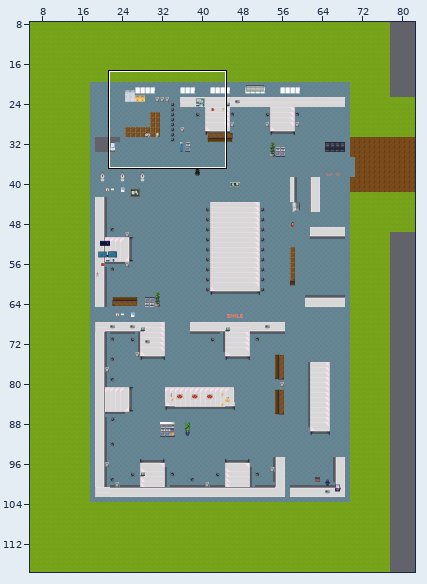
An edit to a level. Tiled map (JSON), maps/grenoble_agency.json. The picture above shows the old version from afar; the outline marks the close-up.
Close-up. Old version:
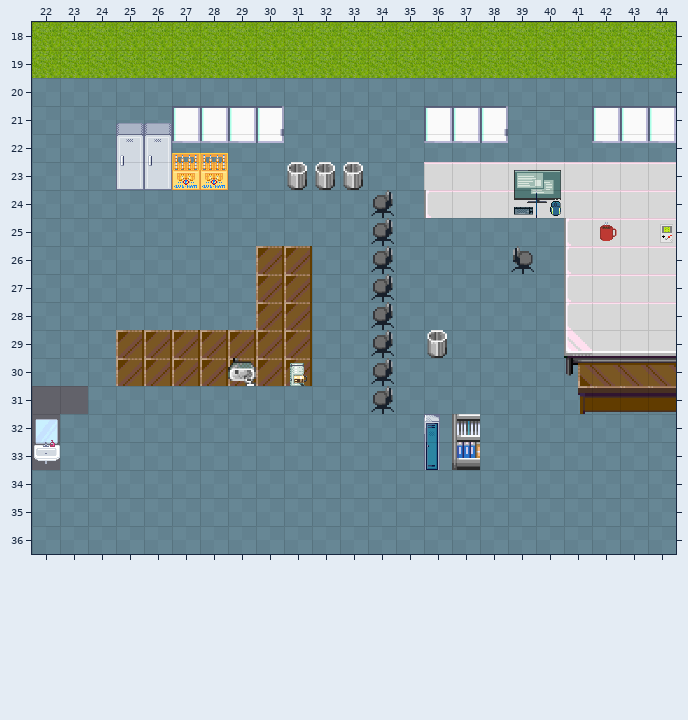
Cells are 32x32 px. Shown: x 22..44, y 18..36. The commit also changed other parts of the map, which this record leaves out. Not drawn, because the pictures are missing: unchanged layers "audio_WC", "ground 2".
Once edited:
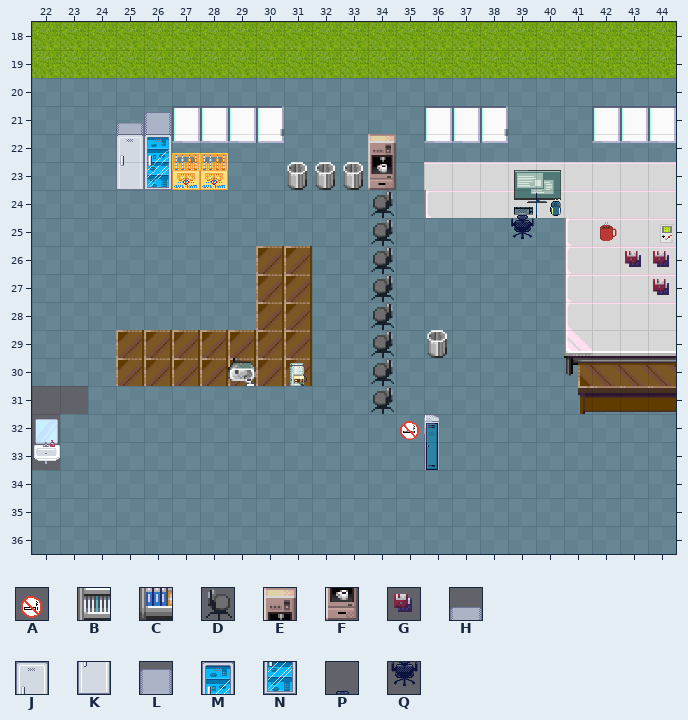
Key: from "cert_safety": A 18; from "office_1": B 19, C 35, D 114, E 198, F 214, G 241; from "stuff": H 2, J 34, K 66, L 199, M 231, N 263, P 296, Q 328.
_ is an empty cell.
Difference:
Layer "layer 1":
The edit erases tile D in row 26 at x 39.
Layer "layer 2":
Tile L replaces tile H in row 21 at x 26.
Tile M replaces tile J in row 22 at x 26.
Tile N replaces tile K in row 23 at x 26.
Tile P is added in row 24 at x 39.
Tile Q is added in row 25 at x 39.
The edit erases tile B in row 32 at x 37.
The edit erases tile C in row 33 at x 37.
Layer "Layer 3":
Tile A is added in row 32 at x 35.
Layer "abovePlayer 4":
Tile E is added in row 22 at x 34.
Tile F is added in row 23 at x 34.
Tile G is added in row 26 at x 43 to 44; in row 27 at x 44.
Pixel boxes of the changes (left, top, right, bottom) in both close-ups:
changed: (144, 112, 172, 188)
added: (368, 134, 396, 190)
changed: (511, 215, 534, 274)
added: (625, 251, 669, 295)
added: (400, 421, 419, 440)
removed: (452, 414, 480, 470)
